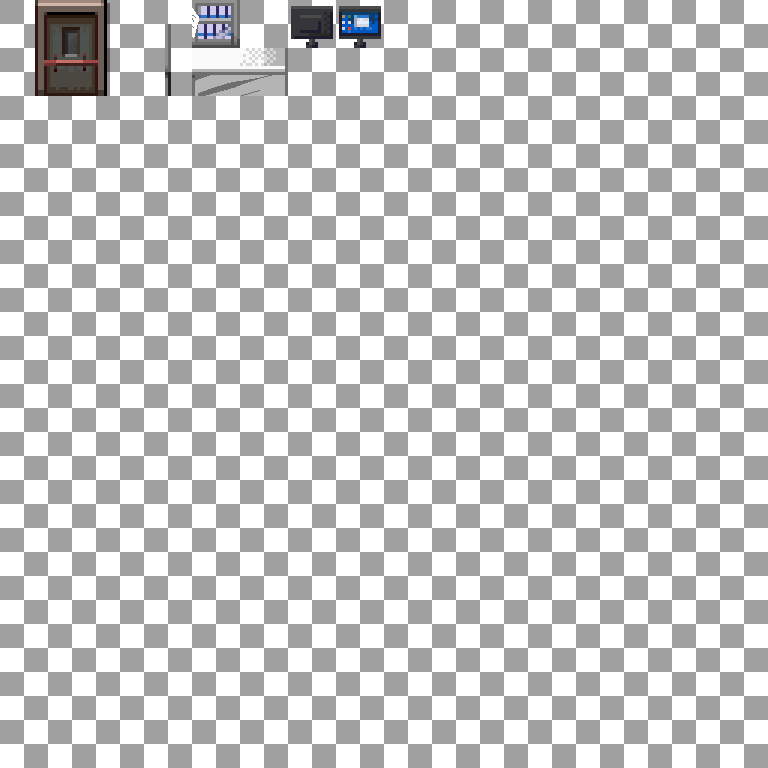
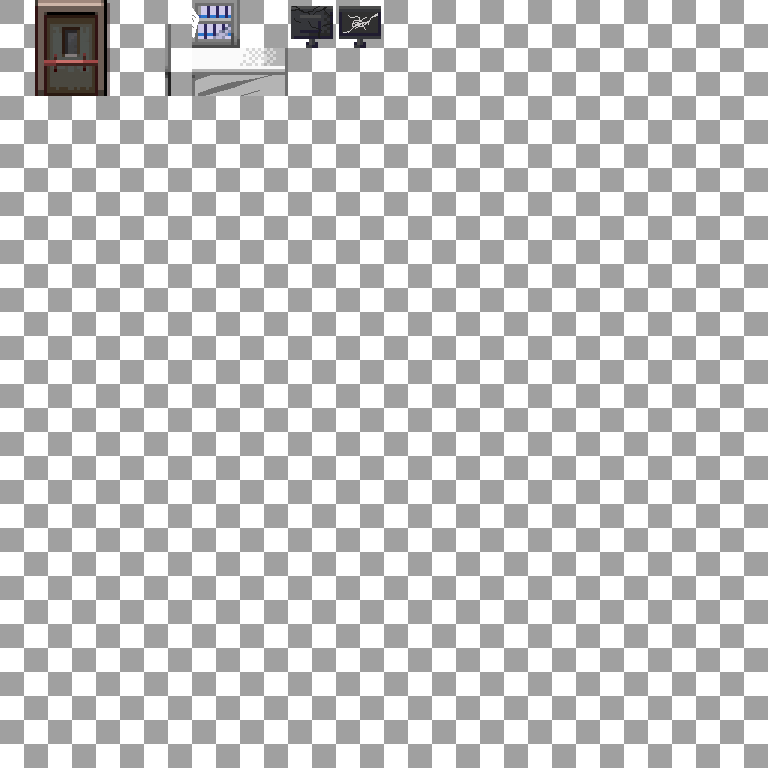
The second (768, 768) image is a revision of the first. Changes to its layers:
renamed "Layer 4" to "Layer 1", moved it above "Layer5", painted on it over <box>291,6,378,39</box>
renamed "Layer 3" to "Layer5", moved it above "Layer 3", painted on it over <box>291,6,333,39</box>
renamed "Layer 2" to "Layer 3", painted on it over <box>291,6,333,39</box>
renamed "Layer 1" to "Layer 4", painted on it over <box>291,6,378,39</box>
